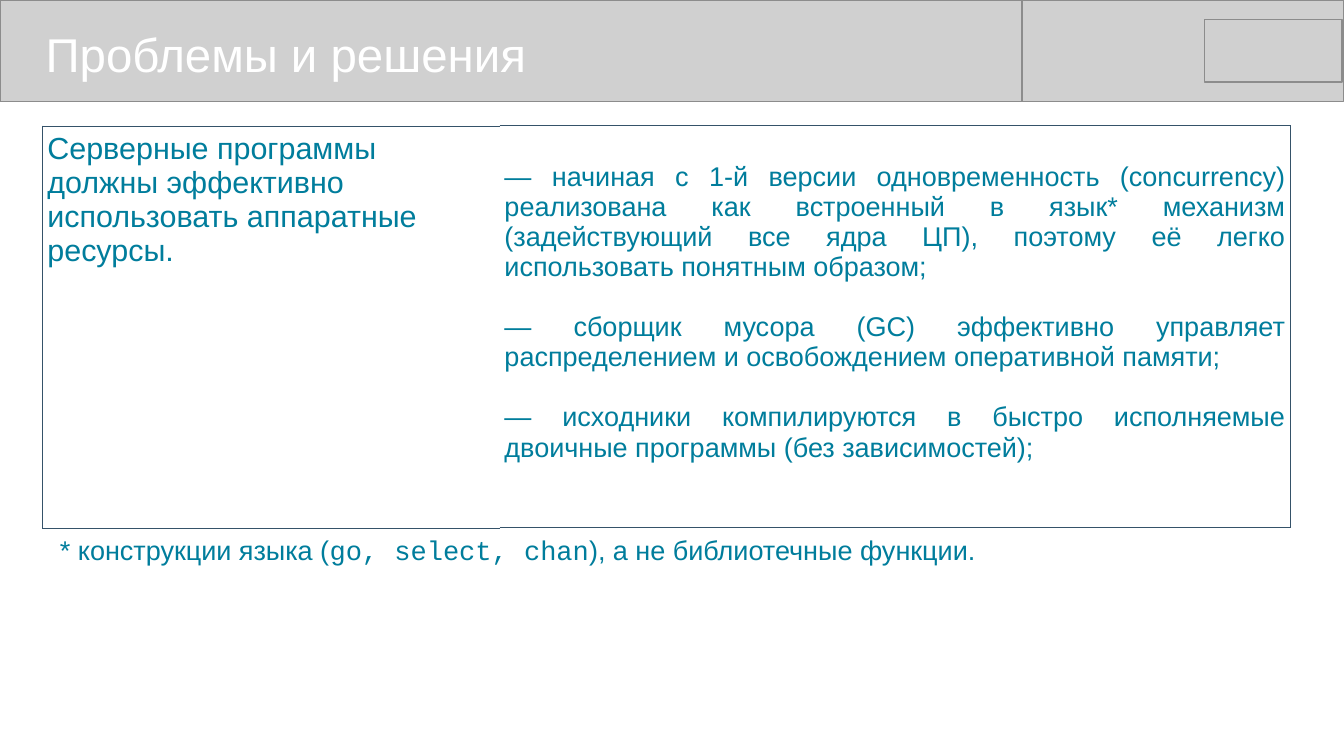
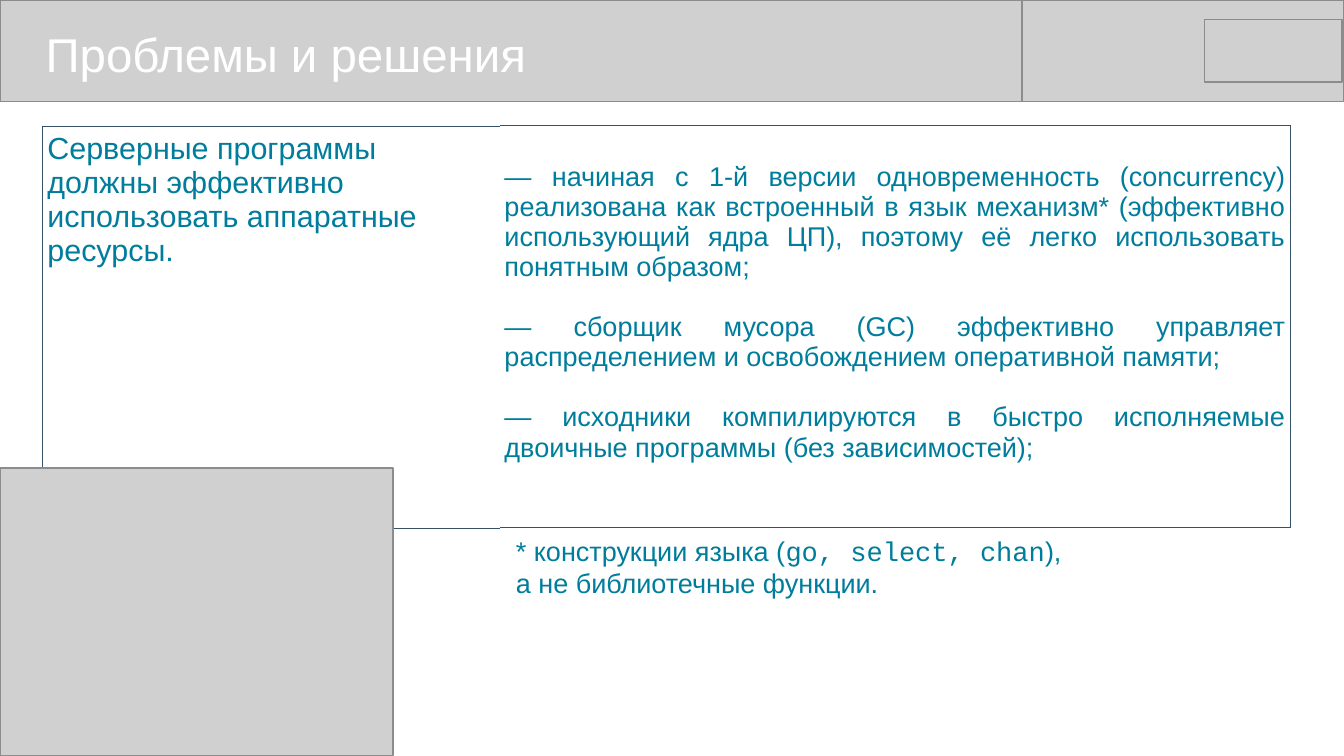
Before and after one commit to mike-shock/Go_language, a slide deck: slide 13 of view/Go_View.odp (slide 12 before the commit). Drawn at 1344x756 pixels with LibreOffice and Linux fonts; fonts in the diff are those of the drawing; grey boxes stand for pictures. Boxes give left, top, right and bottom in pixels: in the first picture for what was removed or moved away, otherwise in the second. Text is boxed around its words. In the diff, an @@ line names an element or a change of style, - is before the commit and + after.

```diff
--- a/view/Go_View.odp
+++ b/view/Go_View.odp
@@ table at bbox=[43, 126, 1292, 496] @@
-row 1, column 2: — начиная с 1-й версии одновременность (concurrency) реализована как встроенный в язык* механизм (задействующий все ядра ЦП), поэтому её легко использовать понятным образом; / — сборщик мусора (GC) эффективно управляет распределением и освобождением оперативной памяти; / — исходники компилируются в быстро исполняемые двоичные программы (без зависимостей);
+row 1, column 2: — начиная с 1-й версии одновременность (concurrency) реализована как встроенный в язык механизм* (эффективно использующий ядра ЦП), поэтому её легко использовать понятным образом; / — сборщик мусора (GC) эффективно управляет распределением и освобождением оперативной памяти; / — исходники компилируются в быстро исполняемые двоичные программы (без зависимостей);
@@ picture added at bbox=[0, 468, 393, 756] @@
@@ text at bbox=[516, 541, 1061, 598]: text changed @@
-* конструкции языка (go, select, chan), а не библиотечные функции.
+* конструкции языка (go, select, chan),
+а не библиотечные функции.
```
Also in this commit, not shown: 13 other slides changed, 1 slide added, 6 other files.
